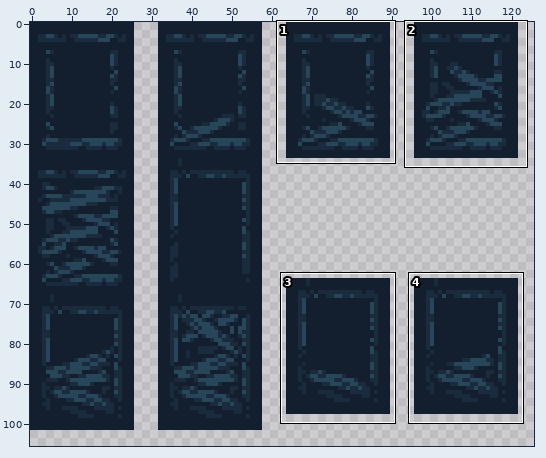
Two states of a sprite sheet, images/boardup-sheet0.png. Above: a wide view before the commit, with the close-up outlined.
Close-up. Old version:
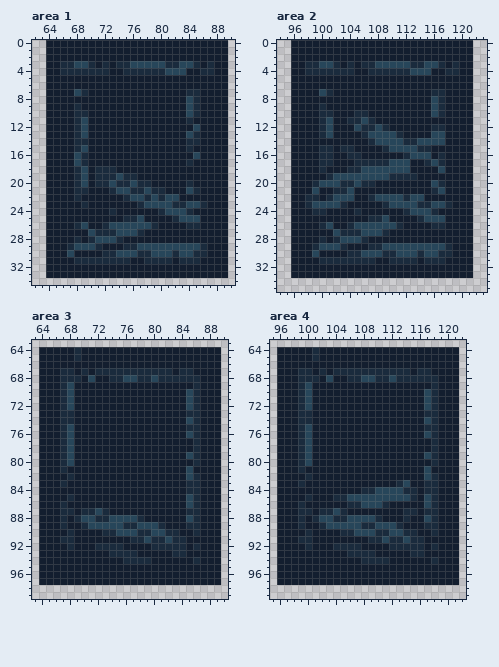
The file is 128x128 pixels. Shown: area 1: x 62..90, y 0..34; area 2: x 94..123, y 0..35; area 3: x 63..90, y 63..99; area 4: x 95..122, y 63..99. The wide view leaves out empty margins. The commit also changed other parts of the picture, which this record leaves out.
And afterwards:
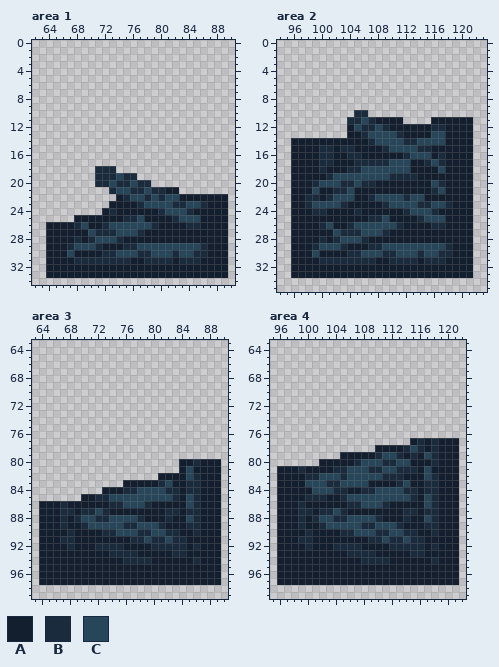
Palette (. is transparent): A #131e2f  B #1a2b3d  C #27465a
The edit:
Changed rows in their new state; - is an unchanged pixel.
Area 1:
first column x 64:
 0 ..........................
 1 ..........................
 2 ..........................
 3 ..........................
 4 ..........................
 5 ..........................
 6 ..........................
 7 ..........................
 8 ..........................
 9 ..........................
10 ..........................
11 ..........................
12 ..........................
13 ..........................
14 ..........................
15 ..........................
16 ..........................
17 ..........................
18 .......---................
19 .......------.............
20 .......--------...........
21 .........----------.......
22 ..........----------------
23 .........-----------------
24 ........------------------
25 ....----------------------
Area 2:
first column x 96:
 0 ..........................
 1 ..........................
 2 ..........................
 3 ..........................
 4 ..........................
 5 ..........................
 6 ..........................
 7 ..........................
 8 ..........................
 9 ..........................
10 .........--...............
11 ........--------....------
12 ........------------------
13 ........------------------
Area 3:
first column x 64:
 64 ..........................
 65 ..........................
 66 ..........................
 67 ..........................
 68 ..........................
 69 ..........................
 70 ..........................
 71 ..........................
 72 ..........................
 73 ..........................
 74 ..........................
 75 ..........................
 76 ..........................
 77 ..........................
 78 ..........................
 79 ..........................
 80 ....................------
 81 ....................------
 82 .................---------
 83 ............-----BC-------
 84 .........---BBCCCCBB------
 85 ......--BBCCCCCCCCCB------
 86 ----------BBCCCB----------
 87 ------------------BB------
 88 ------------------B-------
Area 4:
first column x 96:
 64 ..........................
 65 ..........................
 66 ..........................
 67 ..........................
 68 ..........................
 69 ..........................
 70 ..........................
 71 ..........................
 72 ..........................
 73 ..........................
 74 ..........................
 75 ..........................
 76 ..........................
 77 ...................-B-----
 78 ..............----BCB-----
 79 .........-----BCCB-B------
 80 ......-----BCCCBBCC-------
 81 --------BBCCCBBCCBBB------
 82 -----BCCCBCCCCCBBB--------
 83 ---ACCCBBCCCC-------------
 84 -----CCCBB----------------
 85 -----BB-A-----------------
Where, in picture pixels (left, top, right, bottom), the same in both close-ups:
erased: (46, 40, 228, 222)
erased: (291, 40, 473, 138)
changed: (39, 347, 221, 522)
changed: (277, 347, 459, 501)
